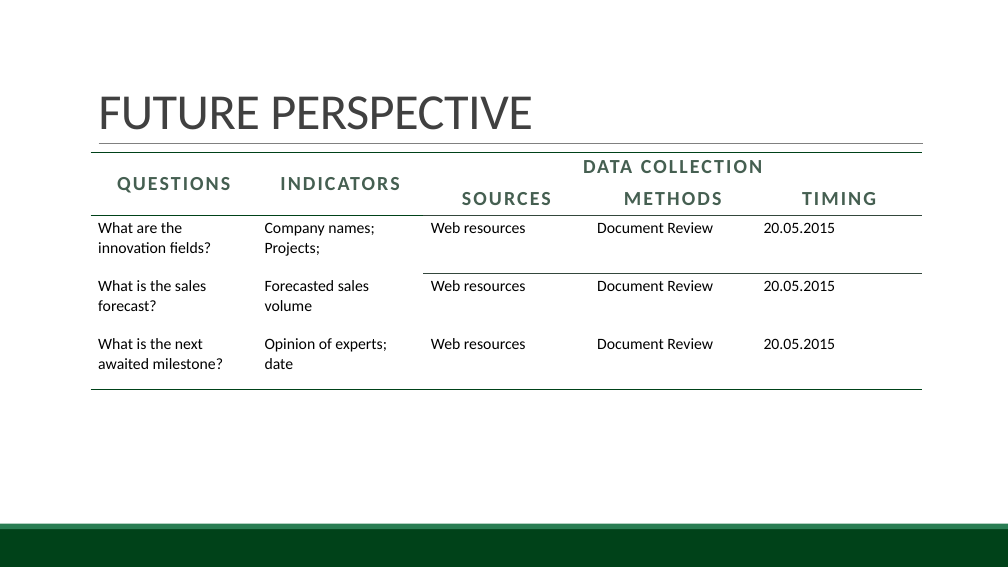
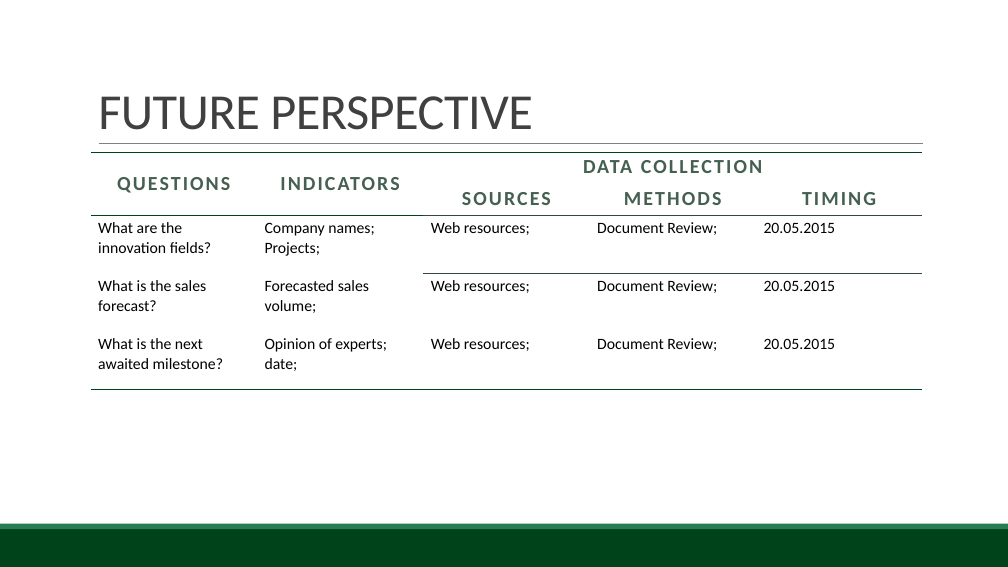
Before and after one commit to BambuGMS/Industry-Analysis-Report, a slide deck: slide 18 of Assignments/Presentations/2015.04.15Presentation_0.1.pptx. Drawn at 1008x567 pixels with LibreOffice and Linux fonts; fonts in the diff are those of the drawing; background and template pictures are left out. Boxes give left, top, right and bottom in pixels: in the first picture for what was removed or moved away, otherwise in the second. Text is boxed around its words. In the diff, an @@ line names an element or a change of style, - is before the commit and + after.

Commit message:
changed the filling of data collection table in product perspectives; deleted the sample column when it was still there; set the titles to CAPS

```diff
--- a/Assignments/Presentations/2015.04.15Presentation_0.1.pptx
+++ b/Assignments/Presentations/2015.04.15Presentation_0.1.pptx
@@ table at [91, 153, 923, 389] @@
-row 3, column 3: Web resources
+row 3, column 3: Web resources;
-row 3, column 4: Document Review
+row 3, column 4: Document Review;
-row 4: What is the sales forecast? | Forecasted sales volume | Web resources | Document Review | 20.05.2015
+row 4: What is the sales forecast? | Forecasted sales volume; | Web resources; | Document Review; | 20.05.2015
-row 5: What is the next awaited milestone? | Opinion of experts; date | Web resources | Document Review | 20.05.2015
+row 5: What is the next awaited milestone? | Opinion of experts; date; | Web resources; | Document Review; | 20.05.2015
```
Also in this commit, not shown: 6 other slides changed.
